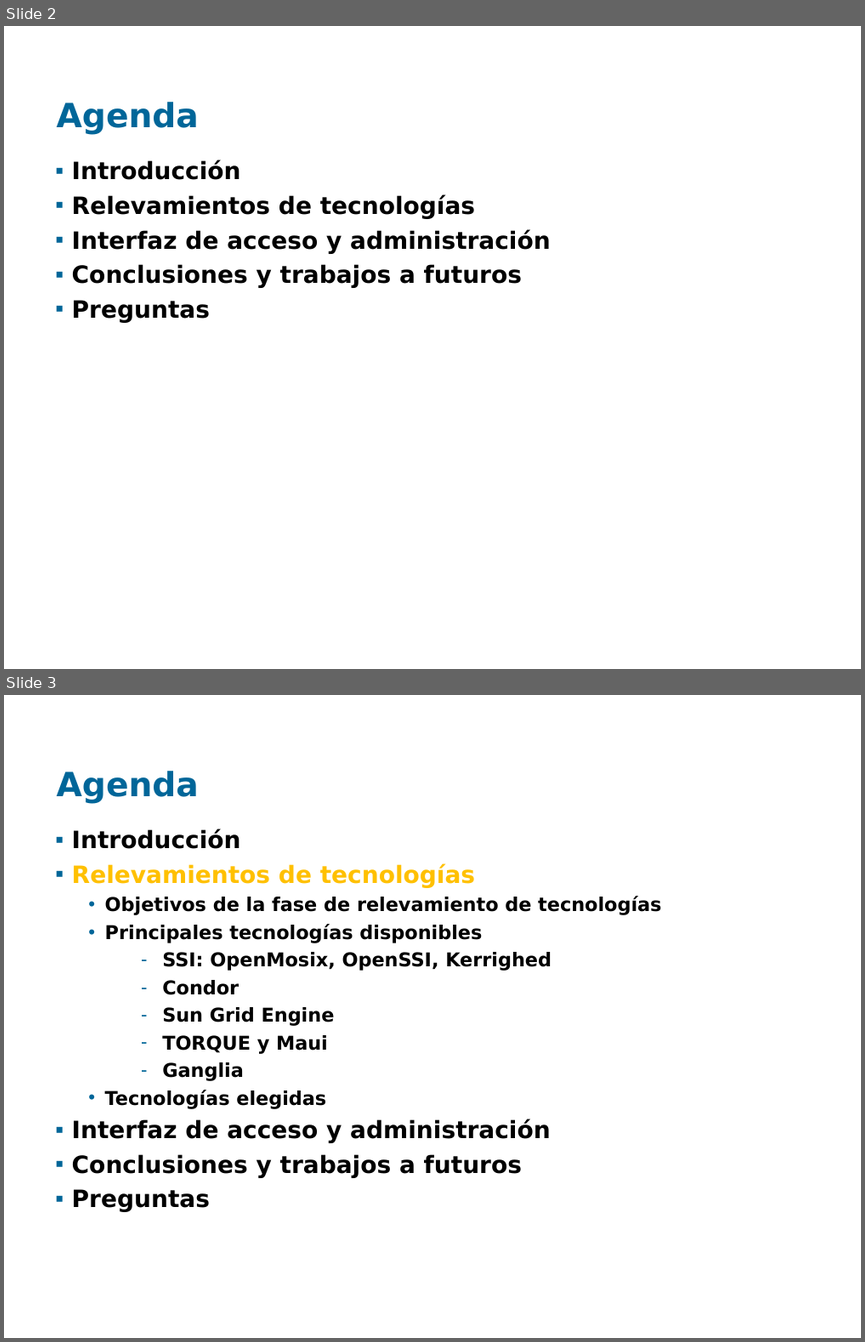
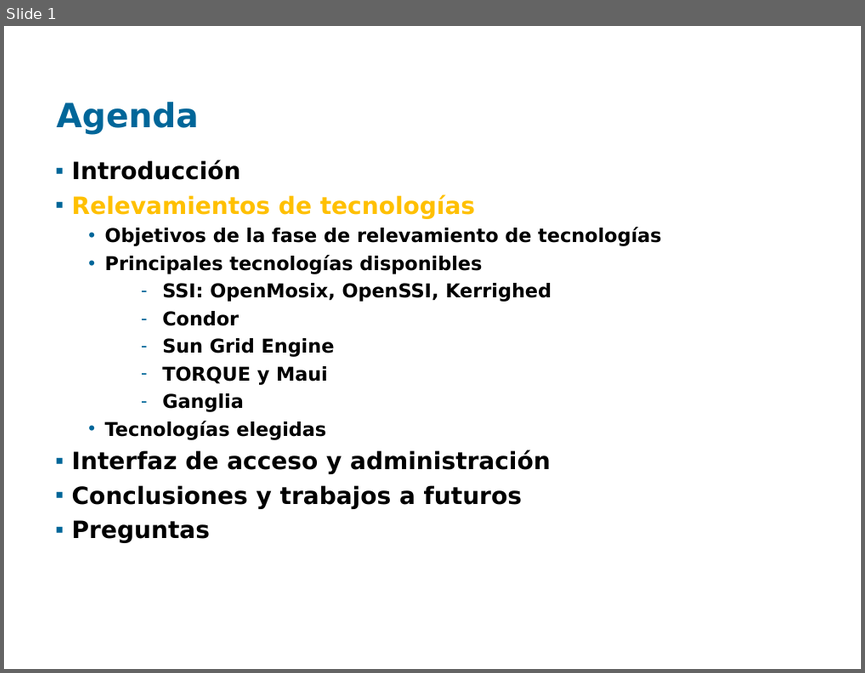
Before and after one commit to santiago-iturriaga/pgruso2007, a slide deck: Documentacion/Presentación Fenton - Santiago.ppt. Shown one above the other, each under a label of ours: slides 2 and 3 before the commit, slide 1 after it. The pictures are 865x1342 and 865x673 pixels, drawn with LibreOffice and Linux fonts; fonts in the diff are those of the drawing; background and template pictures are left out. Boxes give left, top, right and bottom in pixels: in the first picture for what was removed or moved away, otherwise in the second. Text is boxed around its words. In the diff, an @@ line names an element or a change of style, - is before the commit and + after.

```diff
--- a/Documentacion/Presentación Fenton - Santiago.ppt
+++ b/Documentacion/Presentación Fenton - Santiago.ppt
@@ slide 2 removed at <box>4,26,861,669</box>, background picture (left out) @@
@@ title removed at <box>57,102,199,135</box> @@
-Agenda
@@ text removed at <box>72,160,551,323</box> @@
-▪ Introducción
-▪ Relevamientos de tecnologías
-▪ Interfaz de acceso y administración
-▪ Conclusiones y trabajos a futuros
-▪ Preguntas
@@ what was slide 3 is now slide 1 @@
```
Also in this commit, not shown: 1 slide changed, 3 slides added, 4 other slides removed, 4 other files.
